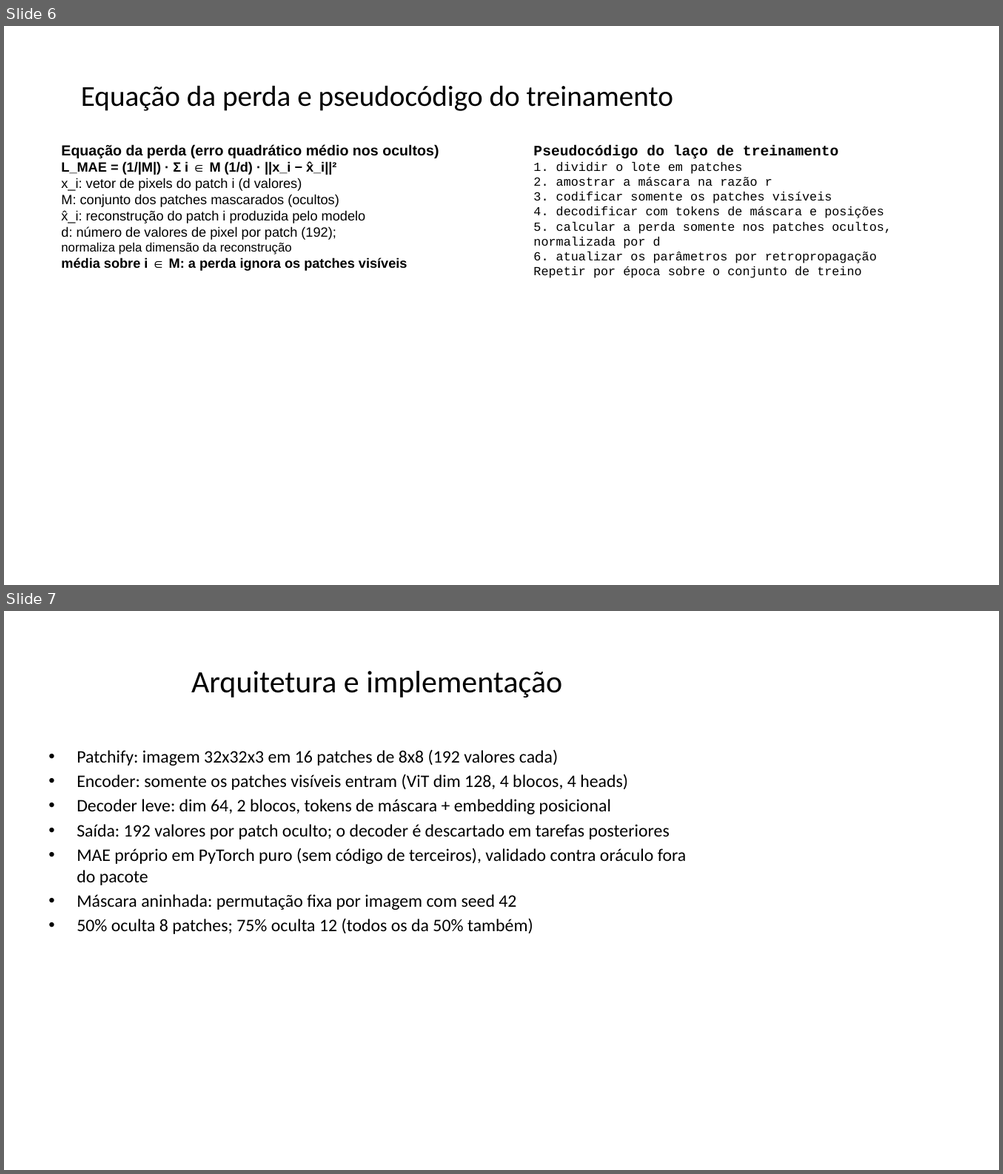
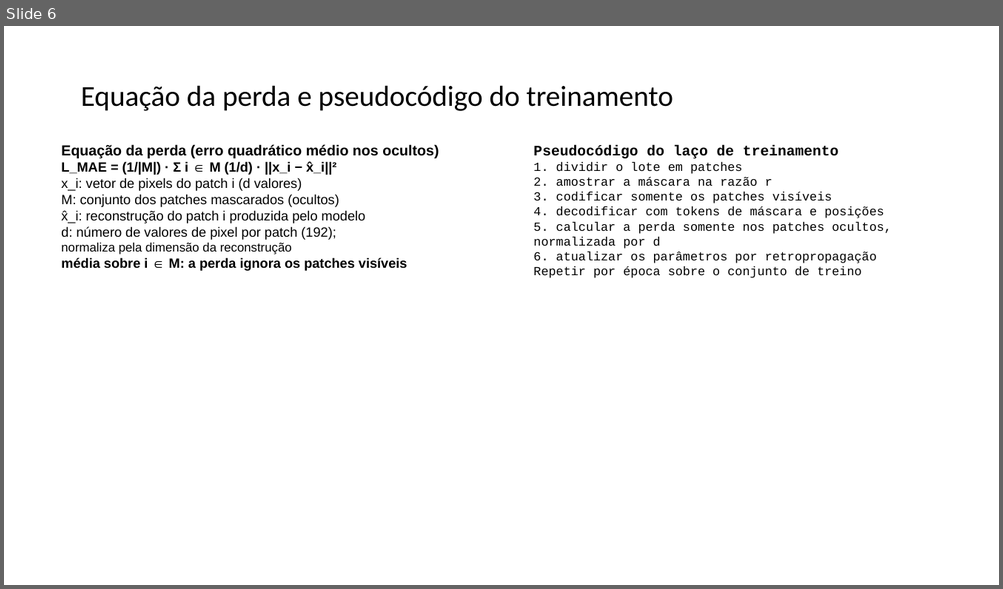
Before and after one commit to frederico-mello/seminario-masked-modeling, a slide deck: slides/seminario_masked_modeling.pptx. Shown one above the other, each under a label of ours: slides 6 and 7 before the commit, slide 6 after it. The pictures are 1003x1174 and 1003x589 pixels, drawn with LibreOffice and Linux fonts; fonts in the diff are those of the drawing. Boxes give left, top, right and bottom in pixels: in the first picture for what was removed or moved away, otherwise in the second. Text is boxed around its words. In the diff, an @@ line names an element or a change of style, - is before the commit and + after.

```diff
--- a/slides/seminario_masked_modeling.pptx
+++ b/slides/seminario_masked_modeling.pptx
@@ slide 7 removed at bbox=[4, 611, 999, 1170], background #FFFFFF @@
@@ title removed at bbox=[191, 671, 562, 698] @@
-Arquitetura e implementação
@@ text removed at bbox=[77, 749, 686, 934] @@
-• Patchify: imagem 32x32x3 em 16 patches de 8x8 (192 valores cada)
-• Encoder: somente os patches visíveis entram (ViT dim 128, 4 blocos, 4 heads)
-• Decoder leve: dim 64, 2 blocos, tokens de máscara + embedding posicional
-• Saída: 192 valores por patch oculto; o decoder é descartado em tarefas posteriores
-• MAE próprio em PyTorch puro (sem código de terceiros), validado contra oráculo fora do pacote
-• Máscara aninhada: permutação fixa por imagem com seed 42
-• 50% oculta 8 patches; 75% oculta 12 (todos os da 50% também)
```
Also in this commit, not shown: 3 slides changed, 5 slides added, 4 other slides removed, 14 other files.
